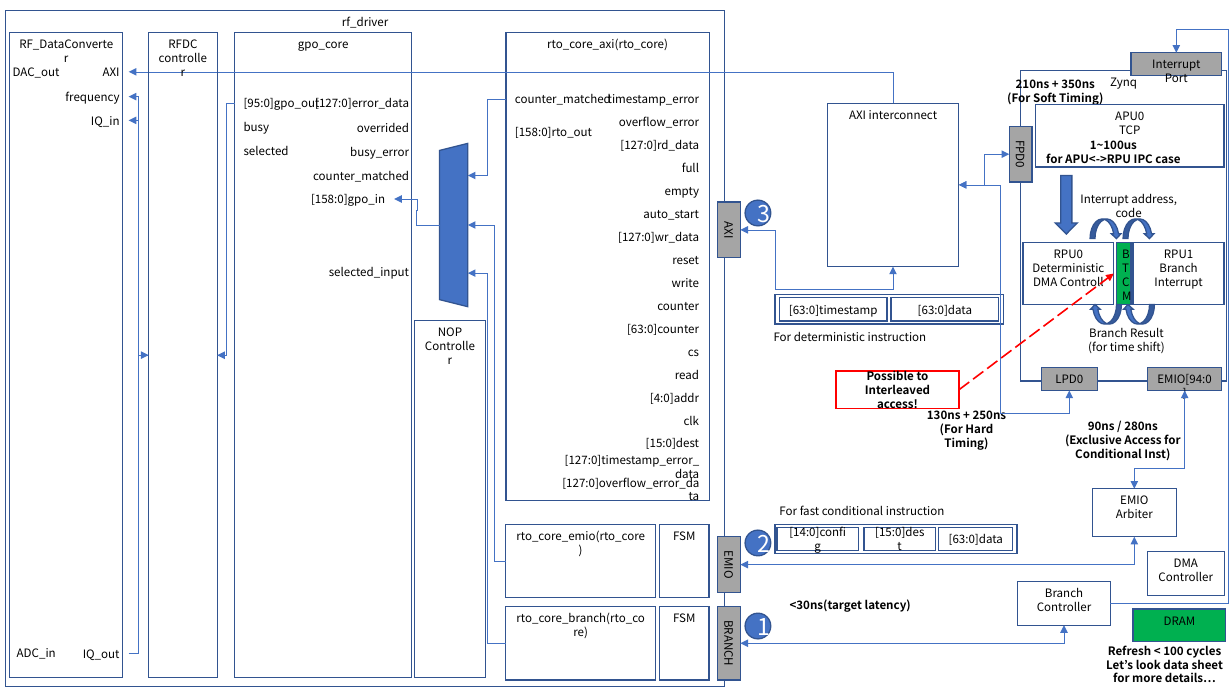
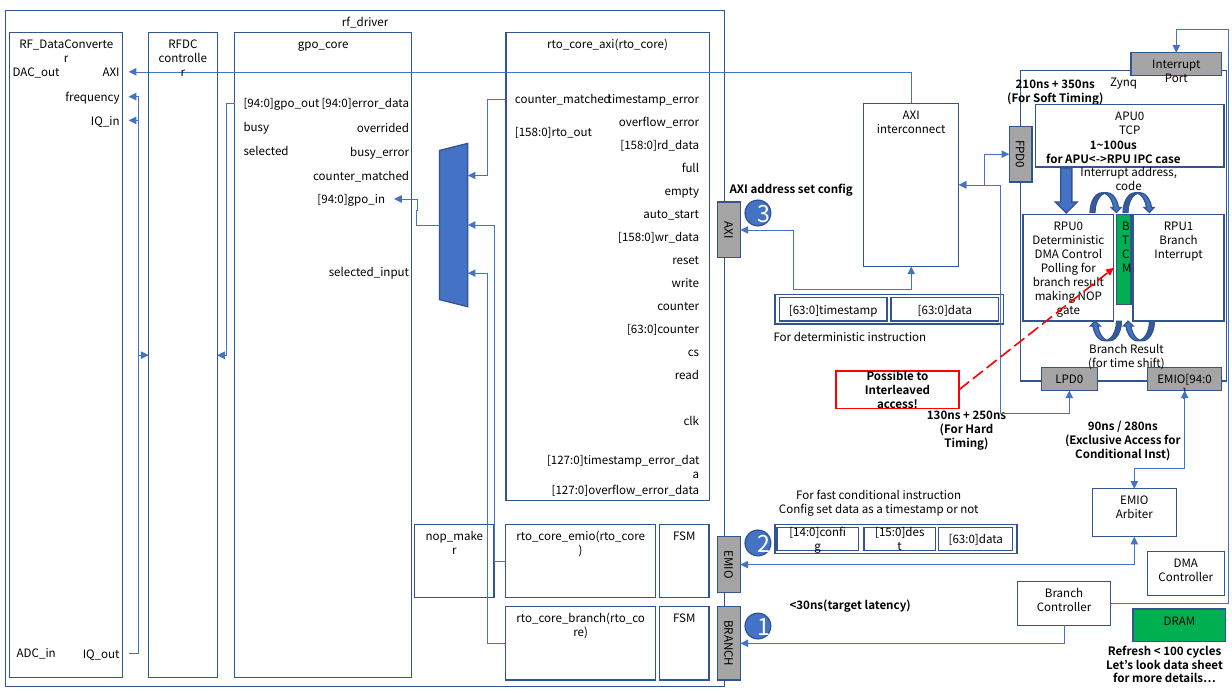
Before and after one commit to snu-quiqcl/RFSoC, a slide deck: slide 2 of Documents/RFSoC_Design_V1_1.pptx. Drawn at 1232x693 pixels with LibreOffice and Linux fonts; fonts in the diff are those of the drawing. Boxes give left, top, right and bottom in pixels: in the first picture for what was removed or moved away, otherwise in the second. Text is boxed around its words. In the diff, an @@ line names an element or a change of style, - is before the commit and + after.

```diff
--- a/Documents/RFSoC_Design_V1_1.pptx
+++ b/Documents/RFSoC_Design_V1_1.pptx
@@ elbow arrow moved from (893, 104) - (128, 72) to (911, 104) - (128, 72) @@
@@ text at bbox=[244, 98, 320, 110]: text changed @@
-[95:0]gpo_out
+[94:0]gpo_out
@@ text at bbox=[322, 97, 410, 109]: text changed @@
-[127:0]error_data
+[94:0]error_data
@@ rectangle "AXI interconnect": place and size @@
-rectangle "AXI interconnect" at bbox=[827, 104, 959, 267]
+rectangle "AXI interconnect" at bbox=[864, 104, 959, 267]
@@ text at bbox=[620, 139, 699, 151]: text changed @@
-[127:0]rd_data
+[158:0]rd_data
@@ right arrow: place and size @@
-right arrow at bbox=[1055, 176, 1077, 234]
+right arrow at bbox=[1056, 168, 1078, 213]
@@ text "Interrupt address, code": place and size @@
-text "Interrupt address, code" at bbox=[1080, 193, 1177, 221]
+text "Interrupt address, code" at bbox=[1080, 166, 1177, 194]
@@ text at bbox=[317, 194, 385, 206]: text changed @@
-[158:0]gpo_in
+[94:0]gpo_in
@@ text added at bbox=[730, 183, 853, 196], 9 pt, text #000000, bold @@
+AXI address set config
@@ curved down arrow: place and size @@
-curved down arrow at bbox=[1091, 219, 1122, 238]
+curved down arrow at bbox=[1091, 193, 1122, 213]
@@ curved down arrow: place and size @@
-curved down arrow at bbox=[1123, 219, 1154, 238]
+curved down arrow at bbox=[1123, 193, 1154, 213]
@@ text at bbox=[618, 231, 699, 243]: text changed @@
-[127:0]wr_data
+[158:0]wr_data
@@ elbow double arrow moved from (740, 230) - (893, 267) to (740, 230) - (911, 267) @@
@@ rectangle "RPU0": place and size @@
-rectangle "RPU0" at bbox=[1023, 242, 1114, 304]
+rectangle "RPU0" at bbox=[1023, 214, 1114, 321]
@@ rectangle "BTCM": place and size @@
-rectangle "BTCM" at bbox=[1116, 242, 1131, 304]
+rectangle "BTCM" at bbox=[1116, 214, 1131, 304]
@@ rectangle "RPU1": place and size @@
-rectangle "RPU1" at bbox=[1133, 242, 1224, 304]
+rectangle "RPU1" at bbox=[1133, 214, 1224, 321]
@@ arrow moved from (959, 390) - (1114, 274) to (959, 390) - (1114, 268) @@
@@ text in rectangle at bbox=[1033, 248, 1104, 317]: text changed @@
-DMA Controll
+DMA Control
+Polling for branch result making NOP gate
@@ curved down arrow: place and size @@
-curved down arrow at bbox=[1091, 304, 1122, 323]
+curved down arrow at bbox=[1091, 322, 1122, 341]
@@ curved down arrow: place and size @@
-curved down arrow at bbox=[1123, 304, 1154, 323]
+curved down arrow at bbox=[1123, 322, 1154, 341]
@@ text "Branch Result" rewrapped from bbox=[1088, 327, 1165, 353] to bbox=[1088, 341, 1165, 371] @@
@@ text removed at bbox=[650, 393, 699, 404] @@
-[4:0]addr
@@ text removed at bbox=[646, 437, 699, 449] @@
-[15:0]dest
@@ text "[127:0]timestamp_error_data" rewrapped from bbox=[565, 455, 700, 482] to bbox=[547, 455, 699, 467] @@
@@ text "[127:0]overflow_error_data" rewrapped from bbox=[562, 475, 699, 489] to bbox=[552, 484, 700, 496] @@
@@ text "For fast conditional instruction": place and size @@
-text "For fast conditional instruction" at bbox=[779, 505, 945, 515]
+text "For fast conditional instruction" at bbox=[779, 489, 978, 516]
@@ text at bbox=[779, 503, 978, 516]: paragraph added @@
+Config set data as a timestamp or not
@@ rectangle "nop_maker": place and size @@
-rectangle "nop_maker" at bbox=[415, 321, 486, 677]
+rectangle "nop_maker" at bbox=[415, 524, 494, 597]
@@ text in rectangle at bbox=[426, 531, 483, 543]: text changed @@
-NOP Controller
+nop_maker
@@ elbow double arrow moved from (740, 643) - (1065, 626) to (1065, 626) - (740, 643) @@
@@ elbow double arrow (1065, 626) - (740, 643): elbow double arrow to elbow arrow @@
```
Also in this commit, not shown: 2 other slides changed, 2 slides added, 1 other file.
